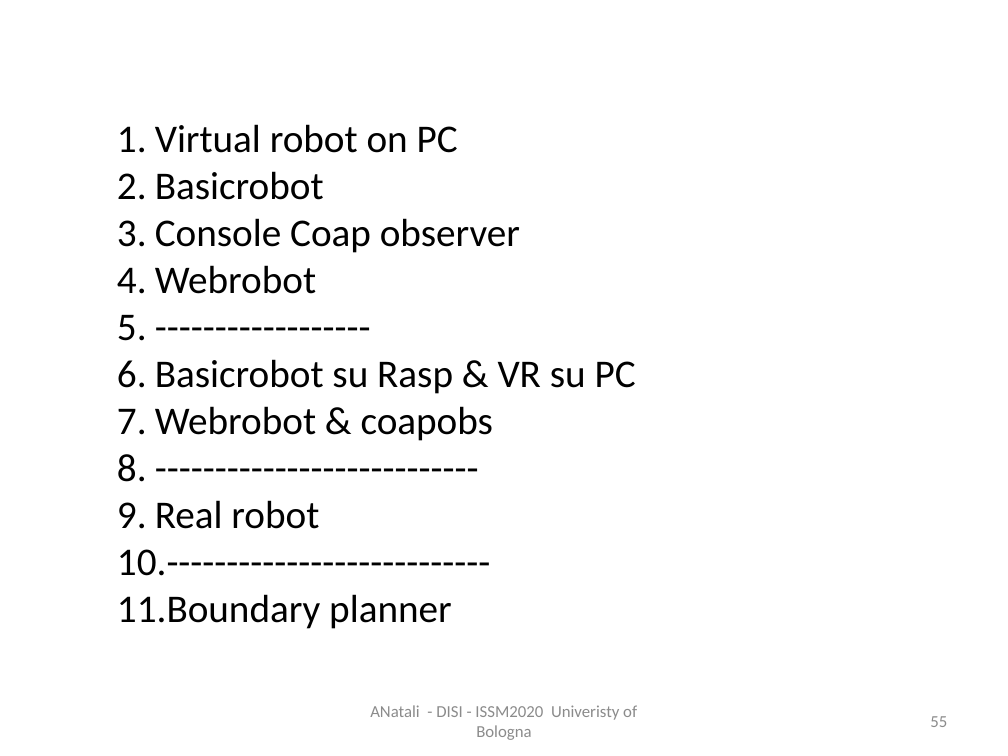
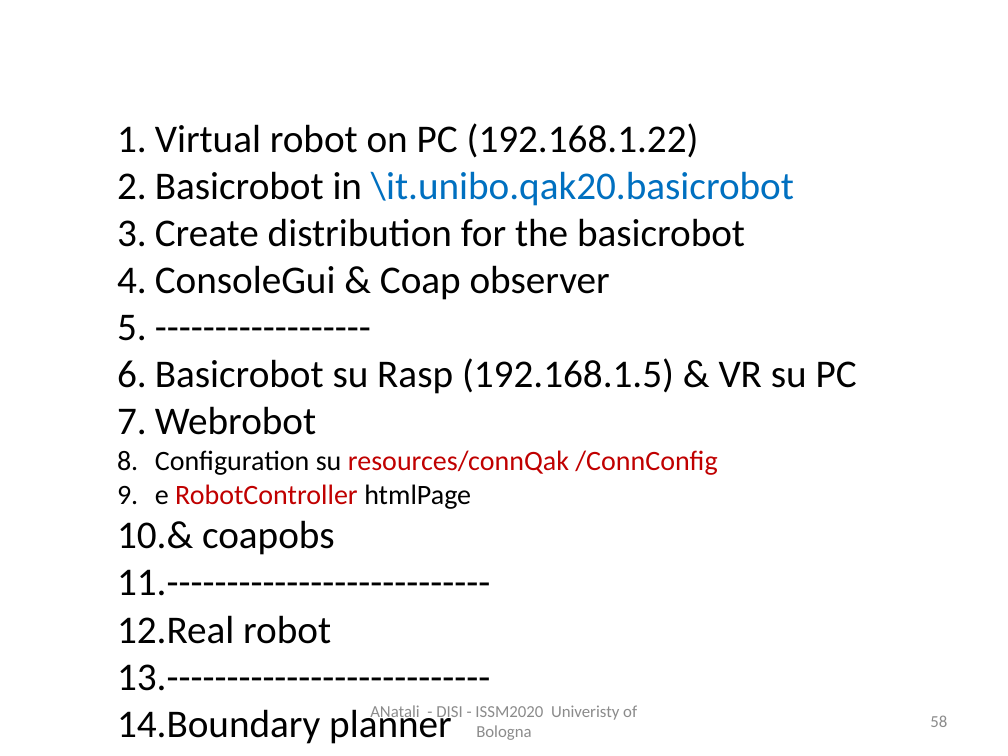
Before and after one commit to anatali/iss2020LabBo, a slide deck: slide 58 of it.unibo.issLabStart/userDocs/ISSM2020Figs.pptx (slide 55 before the commit). Drawn at 1008x756 pixels with LibreOffice and Linux fonts; fonts in the diff are those of the drawing. Boxes give left, top, right and bottom in pixels: in the first picture for what was removed or moved away, otherwise in the second. Text is boxed around its words. In the diff, an @@ line names an element or a change of style, - is before the commit and + after.

Commit message:
robot rasp web

```diff
--- a/it.unibo.issLabStart/userDocs/ISSM2020Figs.pptx
+++ b/it.unibo.issLabStart/userDocs/ISSM2020Figs.pptx
@@ text at (155, 123, 857, 394): text changed @@
-1. Virtual robot on PC
-2. Basicrobot
-3. Console Coap observer
+1. Virtual robot on PC (192.168.1.22)
+2. Basicrobot in \it.unibo.qak20.basicrobot
+3. Create distribution for the basicrobot
+4. ConsoleGui & Coap observer
+5. ------------------
+6. Basicrobot su Rasp (192.168.1.5) & VR su PC
@@ text at (155, 450, 717, 555): text changed; size 28 to 20 pt; text colour #000000 to #C00000 @@
-5. ------------------
-6. Basicrobot su Rasp & VR su PC
-7. Webrobot & coapobs
+8. Configuration su resources/connQak /ConnConfig
+9. e RobotController htmlPage
+10. & coapobs
@@ page number at (930, 715, 947, 727): text changed @@
-55
+58
```
Also in this commit, not shown: 1 other slide changed, 5 slides added, 29 other files.
